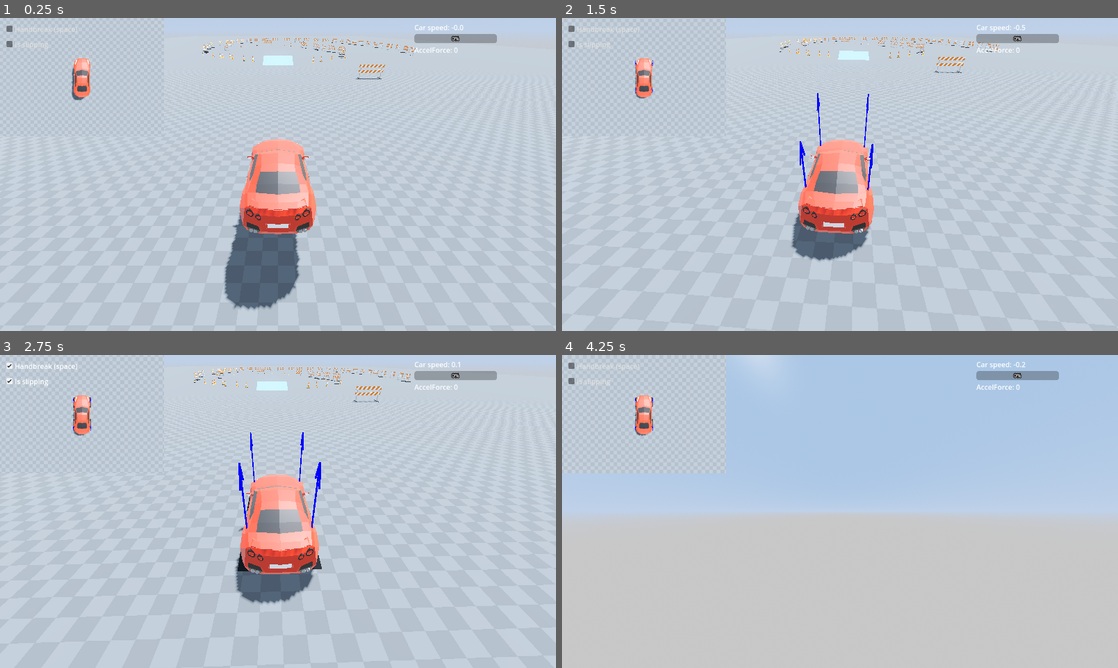
Above: before the commit, frames 1-4 (two rows, left to right).
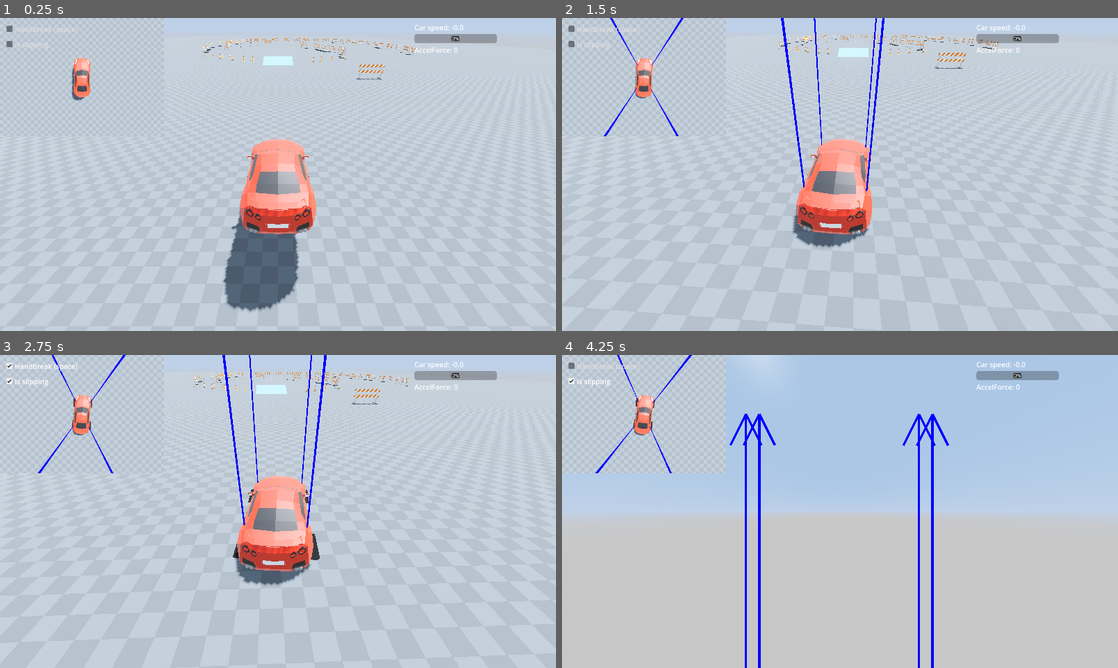
Above: after the commit, the same moments.

Repository: sellenth/arena2006
Game: Godot game, scene res://tutorial/4 finishing basics/car_world_steering.tscn
Two runs of this game, one before a commit and one after it. Both use one fixed random seed, a clock stepped at 60 frames per second and the inputs below.
Inputs (mouse positions are in pixels of both pictures, inside the frame that each line leads up to):
- Up to frame 1 (0.25 s): no input
- Up to frame 2 (1.5 s): tap Enter at 0.5 s; move the mouse to (867, 174) at 0.52 s; hold Right mouse button (accelerate) 0.53-1.28 s; hold W from 0.53 s (still down); click (867, 174) at 0.67 s; tap K (decelerate) at 0.8, 1.35 s; move the mouse to (812, 174) at 1.27 s
- Up to frame 3 (2.75 s): keep holding W; tap Space (handbreak) at 1.55 s; move the mouse to (289, 505) at 2.02 s; hold Space (handbreak) from 2.03 s (still down); right-click (289, 505) at 2.3 s
- Up to frame 4 (4.25 s): keep holding W; move the mouse to (834, 517) at 2.77 s; release Space (handbreak) at 2.78 s; right-click (834, 517) at 2.85 s; click (834, 517) at 2.92 s; tap K (decelerate) at 3.05 s; move the mouse to (878, 514) at 3.52 s; hold ` (change_camera) from 3.53 s (still down); tap Space (handbreak) at 3.8 s

The runs differ from the first frame. In frame 1, 0.3% of the frame differs, in the area x 12-75%, y 6-94%; in frame 2, 3.0%; in frame 3, 4.3%, in the area x 6-84%, y 0-80%; in frame 4, 2.1%.

Commit message:
first pass

Diff:
--- /dev/null
+++ b/network/car_input_state.gd
@@ -0,0 +1,24 @@
+extends RefCounted
+class_name CarInputState
+
+var tick := 0
+var throttle := 0.0
+var steer := 0.0
+var handbrake := false
+var brake := false
+
+
+func copy_from(other: CarInputState) -> void:
+	tick = other.tick
+	throttle = other.throttle
+	steer = other.steer
+	handbrake = other.handbrake
+	brake = other.brake
+
+
+func reset() -> void:
+	tick = 0
+	throttle = 0.0
+	steer = 0.0
+	handbrake = false
+	brake = false
--- /dev/null
+++ b/network/car_snapshot.gd
@@ -0,0 +1,7 @@
+extends RefCounted
+class_name CarSnapshot
+
+var tick := 0
+var transform := Transform3D.IDENTITY
+var linear_velocity := Vector3.ZERO
+var angular_velocity := Vector3.ZERO
--- /dev/null
+++ b/network/network_controller.gd
@@ -0,0 +1,242 @@
+extends Node
+
+const DEFAULT_PORT := 45000
+const PACKET_INPUT := 1
+const PACKET_SNAPSHOT := 2
+
+const CarInputState := preload("res://network/car_input_state.gd")
+const CarSnapshot := preload("res://network/car_snapshot.gd")
+
+enum Role { NONE, SERVER, CLIENT }
+
+var role: Role = Role.NONE
+var _car
+var _tick := 0
+
+# Server side state
+var _udp_server: UDPServer
+var _server_peer: PacketPeerUDP
+var _server_input := CarInputState.new()
+
+# Client side state
+var _client_peer: PacketPeerUDP
+var _client_input := CarInputState.new()
+
+
+func _ready() -> void:
+	Engine.physics_ticks_per_second = 60
+	role = _determine_role()
+
+	match role:
+		Role.SERVER:
+			_start_server()
+		Role.CLIENT:
+			_start_client()
+		_:
+			pass
+
+	set_physics_process(role != Role.NONE)
+
+
+func register_car(car) -> void:
+	_car = car
+	match role:
+		Role.SERVER:
+			_car.set_input_state(_server_input)
+		Role.CLIENT:
+			_car.set_input_state(_client_input)
+		_:
+			pass
+
+
+func _determine_role() -> Role:
+	var args := OS.get_cmdline_args()
+	var parsed_role := Role.CLIENT
+	for arg in args:
+		if arg == "--server":
+			return Role.SERVER
+		elif arg == "--client":
+			parsed_role = Role.CLIENT
+	return parsed_role
+
+
+func _start_server() -> void:
+	_udp_server = UDPServer.new()
+	var err = _udp_server.listen(DEFAULT_PORT)
+	if err != OK:
+		push_error("Failed to bind UDP server on port %s (err %s)" % [DEFAULT_PORT, err])
+	else:
+		print("Server listening on UDP %s" % DEFAULT_PORT)
+
+
+func _start_client() -> void:
+	_client_peer = PacketPeerUDP.new()
+	var err = _client_peer.connect_to_host("127.0.0.1", DEFAULT_PORT)
+	if err != OK:
+		push_error("Failed to start UDP client (err %s)" % err)
+	else:
+		print("Client connecting to 127.0.0.1:%s" % DEFAULT_PORT)
+
+
+func _physics_process(_delta: float) -> void:
+	match role:
+		Role.SERVER:
+			_process_server()
+		Role.CLIENT:
+			_process_client()
+		_:
+			pass
+
+
+func _process_server() -> void:
+	if not _udp_server:
+		return
+
+	_udp_server.poll()
+	while _udp_server.is_connection_available():
+		var new_peer := _udp_server.take_connection()
+		if new_peer:
+			print("Client connected from %s:%s" % [new_peer.get_packet_ip(), new_peer.get_packet_port()])
+			_server_peer = new_peer
+
+	if _server_peer:
+		while _server_peer.get_available_packet_count() > 0:
+			var packet := _server_peer.get_packet()
+			if _server_peer.get_packet_error() == OK:
+				_handle_server_packet(packet)
+
+	_tick += 1
+	if _car:
+		_car.set_input_state(_server_input)
+		if _server_peer:
+			var snapshot: CarSnapshot = _car.capture_snapshot(_tick)
+			var packet := _serialize_snapshot(snapshot)
+			_server_peer.put_packet(packet)
+
+
+func _handle_server_packet(packet: PackedByteArray) -> void:
+	if packet.is_empty():
+		return
+	var result := _deserialize_input(packet)
+	if result:
+		if result.tick >= _server_input.tick:
+			_server_input.copy_from(result)
+
+
+func _process_client() -> void:
+	_tick += 1
+	var local_input := _collect_local_input()
+	local_input.tick = _tick
+	_client_input.copy_from(local_input)
+
+	if _car:
+		_car.set_input_state(_client_input)
+
+	if _client_peer:
+		var packet := _serialize_input(local_input)
+		_client_peer.put_packet(packet)
+		_poll_client_packets()
+
+
+func _collect_local_input() -> CarInputState:
+	var state := CarInputState.new()
+	var forward := Input.get_action_strength("accelerate")
+	var backward := Input.get_action_strength("decelerate")
+	state.throttle = clampf(forward - backward, -1.0, 1.0)
+	var right := Input.get_action_strength("turn_right")
+	var left := Input.get_action_strength("turn_left")
+	state.steer = clampf(left - right, -1.0, 1.0)
+	state.handbrake = Input.is_action_pressed("handbreak")
+	state.brake = Input.is_action_pressed("brake")
+	return state
+
+
+func _poll_client_packets() -> void:
+	if not _client_peer:
+		return
+
+	while _client_peer.get_available_packet_count() > 0:
+		var packet := _client_peer.get_packet()
+		if _client_peer.get_packet_error() != OK or packet.is_empty():
+			continue
+		var snapshot := _deserialize_snapshot(packet)
+		if snapshot and _car:
+			_car.queue_snapshot(snapshot)
+
+
+func _serialize_input(state: CarInputState) -> PackedByteArray:
+	var buffer := StreamPeerBuffer.new()
+	buffer.big_endian = false
+	buffer.put_u8(PACKET_INPUT)
+	buffer.put_u32(state.tick)
+	buffer.put_float(state.throttle)
+	buffer.put_float(state.steer)
+	buffer.put_u8(1 if state.handbrake else 0)
+	buffer.put_u8(1 if state.brake else 0)
+	return buffer.data_array
+
+
+func _deserialize_input(packet: PackedByteArray) -> CarInputState:
+	var buffer := StreamPeerBuffer.new()
+	buffer.big_endian = false
+	buffer.data_array = packet
+	if buffer.get_available_bytes() < 1:
+		return null
+	var packet_type := buffer.get_u8()
+	if packet_type != PACKET_INPUT:
+		return null
+	if buffer.get_available_bytes() < 4 + 4 + 4 + 1 + 1:
+		return null
+	var state := CarInputState.new()
+	state.tick = buffer.get_u32()
+	state.throttle = buffer.get_float()
+	state.steer = buffer.get_float()
+	state.handbrake = buffer.get_u8() == 1
+	state.brake = buffer.get_u8() == 1
+	return state
+
+
+func _serialize_snapshot(snapshot: CarSnapshot) -> PackedByteArray:
+	var buffer := StreamPeerBuffer.new()
+	buffer.big_endian = false
+	buffer.put_u8(PACKET_SNAPSHOT)
+	buffer.put_u32(snapshot.tick)
+	var origin := snapshot.transform.origin
+	buffer.put_float(origin.x)
+	buffer.put_float(origin.y)
+	buffer.put_float(origin.z)
+	var rotation := snapshot.transform.basis.get_rotation_quaternion()
+	buffer.put_float(rotation.x)
+	buffer.put_float(rotation.y)
+	buffer.put_float(rotation.z)
+	buffer.put_float(rotation.w)
+	var lin := snapshot.linear_velocity
+	buffer.put_float(lin.x)
+	buffer.put_float(lin.y)
+	buffer.put_float(lin.z)
+	var ang := snapshot.angular_velocity
+	buffer.put_float(ang.x)
+	buffer.put_float(ang.y)
+	buffer.put_float(ang.z)
+	return buffer.data_array
+
+
+func _deserialize_snapshot(packet: PackedByteArray) -> CarSnapshot:
+	var buffer := StreamPeerBuffer.new()
+	buffer.big_endian = false
+	buffer.data_array = packet
+	if buffer.get_available_bytes() < 1:
+		return null
+	var packet_type := buffer.get_u8()
+	if packet_type != PACKET_SNAPSHOT:
+		return null
+	if buffer.get_available_bytes() < 4 + 12 + 16 + 12 + 12:
+		return null
+	var snapshot := CarSnapshot.new()
+	snapshot.tick = buffer.get_u32()
+	var origin := Vector3(buffer.get_float(), buffer.get_float(), buffer.get_float())
+	var rotation := Quaternion(buffer.get_float(), buffer.get_float(), buffer.get_float(), buffer.get_float())
+	snapshot.transform = Transform3D(Basis(rotation), origin)
+	snapshot.linear_velocity = Vector3(buffer.get_float(), buffer.get_float(), buffer.get_float())
+	snapshot.angular_velocity = Vector3(buffer.get_float(), buffer.get_float(), buffer.get_float())
+	return snapshot
--- a/project.godot
+++ b/project.godot
@@ -18,6 +18,7 @@
 [autoload]
 
 DebugDraw="*res://addons/debugdraw/autoload/DebugDraw.tscn"
+NetworkController="*res://network/network_controller.gd"
 
 [display]
 
@@ -148,6 +149,10 @@
 
 pen_tablet/driver.windows="dummy"
 
+[physics]
+
+common/physics_fps=60
+
 [rendering]
 
 anti_aliasing/quality/msaa_3d=2
--- a/tutorial/4 finishing basics/raycast_car.gd
+++ b/tutorial/4 finishing basics/raycast_car.gd
@@ -1,5 +1,8 @@
 extends RigidBody3D
 class_name RaycastCar
+
+const CarInputState := preload("res://network/car_input_state.gd")
+const CarSnapshot := preload("res://network/car_snapshot.gd")
 
 @export var wheels: Array[RaycastWheel]
 @export var acceleration := 600.0
@@ -13,35 +16,49 @@
 
 @onready var total_wheels := wheels.size()
 
-var motor_input := 0
+var motor_input := 0.0
 var hand_break := false
 var is_slipping := false
+
+var _input_state := CarInputState.new()
+var _brake_pressed := false
+var _pending_snapshot: CarSnapshot
+
+
+func _ready() -> void:
+	custom_integrator = true
+	var network := get_tree().root.get_node_or_null("/root/NetworkController")
+	if network and network.has_method("register_car"):
+		network.register_car(self)
 
 func _get_point_velocity(point: Vector3) -> Vector3:
 	return linear_velocity + angular_velocity.cross(point - global_position)
 
-func _unhandled_input(event: InputEvent) -> void:
-	if event.is_action_pressed("handbreak"):
-		hand_break = true
+func set_input_state(state: CarInputState) -> void:
+	_input_state.copy_from(state)
+	motor_input = clampf(_input_state.throttle, -1.0, 1.0)
+	hand_break = _input_state.handbrake
+	_brake_pressed = _input_state.brake
+	if _input_state.handbrake:
 		is_slipping = true
-	elif event.is_action_released("handbreak"):
-		hand_break = false
 
-	if event.is_action_pressed("accelerate"):
-		motor_input = 1
-	elif event.is_action_released("accelerate"):
-		motor_input = 0
 
-	if event.is_action_pressed("decelerate"):
-		motor_input = -1
-	elif event.is_action_released("decelerate"):
-		motor_input = 0
+func capture_snapshot(tick: int) -> CarSnapshot:
+	var snapshot := CarSnapshot.new()
+	snapshot.tick = tick
+	snapshot.transform = global_transform
+	snapshot.linear_velocity = linear_velocity
+	snapshot.angular_velocity = angular_velocity
+	return snapshot
 
+
+func queue_snapshot(snapshot: CarSnapshot) -> void:
+	_pending_snapshot = snapshot
 
 func _basic_steering_rotation(wheel: RaycastWheel, delta: float) -> void:
 	if not wheel.is_steer: return
 
-	var turn_input := Input.get_axis("turn_right", "turn_left") * tire_turn_speed
+	var turn_input := _input_state.steer * tire_turn_speed
 	if turn_input:
 		wheel.rotation.y = clampf(wheel.rotation.y + turn_input * delta,
 			deg_to_rad(-tire_max_turn_degrees), deg_to_rad(tire_max_turn_degrees))
@@ -58,10 +75,7 @@
 		wheel.apply_wheel_physics(self)
 		_basic_steering_rotation(wheel, delta)
 
-		if Input.is_action_pressed("brake"):
-			wheel.is_braking = true
-		else:
-			wheel.is_braking = false
+		wheel.is_braking = _brake_pressed
 
 		# Skid marks
 		skid_marks[id].global_position = wheel.get_collision_point() + Vector3.UP * 0.01
@@ -84,3 +98,13 @@
 	else:
 		center_of_mass_mode = RigidBody3D.CENTER_OF_MASS_MODE_CUSTOM
 		center_of_mass = Vector3.DOWN*0.5
+
+
+func _integrate_forces(state: PhysicsDirectBodyState3D) -> void:
+	if _pending_snapshot:
+		state.transform = _pending_snapshot.transform
+		state.linear_velocity = _pending_snapshot.linear_velocity
+		state.angular_velocity = _pending_snapshot.angular_velocity
+		_pending_snapshot = null
+
+	state.integrate_forces()
Not shown, added: network/car_input_state.gd.uid
Not shown, added: network/car_snapshot.gd.uid
Not shown, added: network/network_controller.gd.uid
